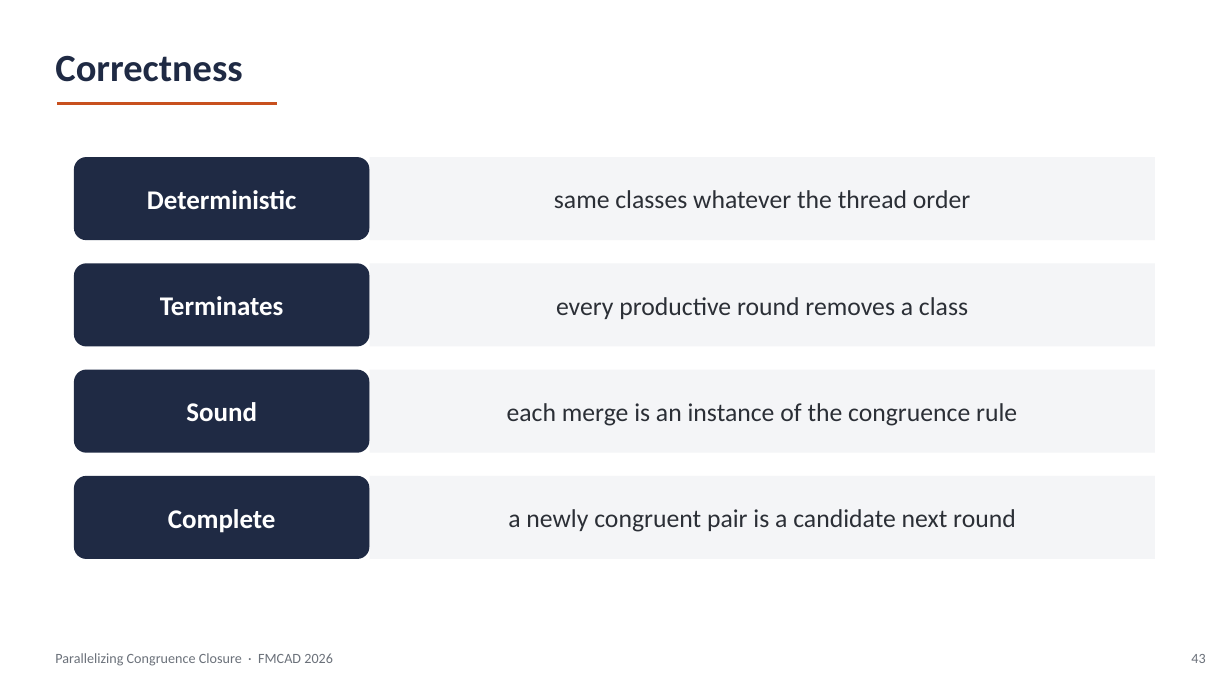
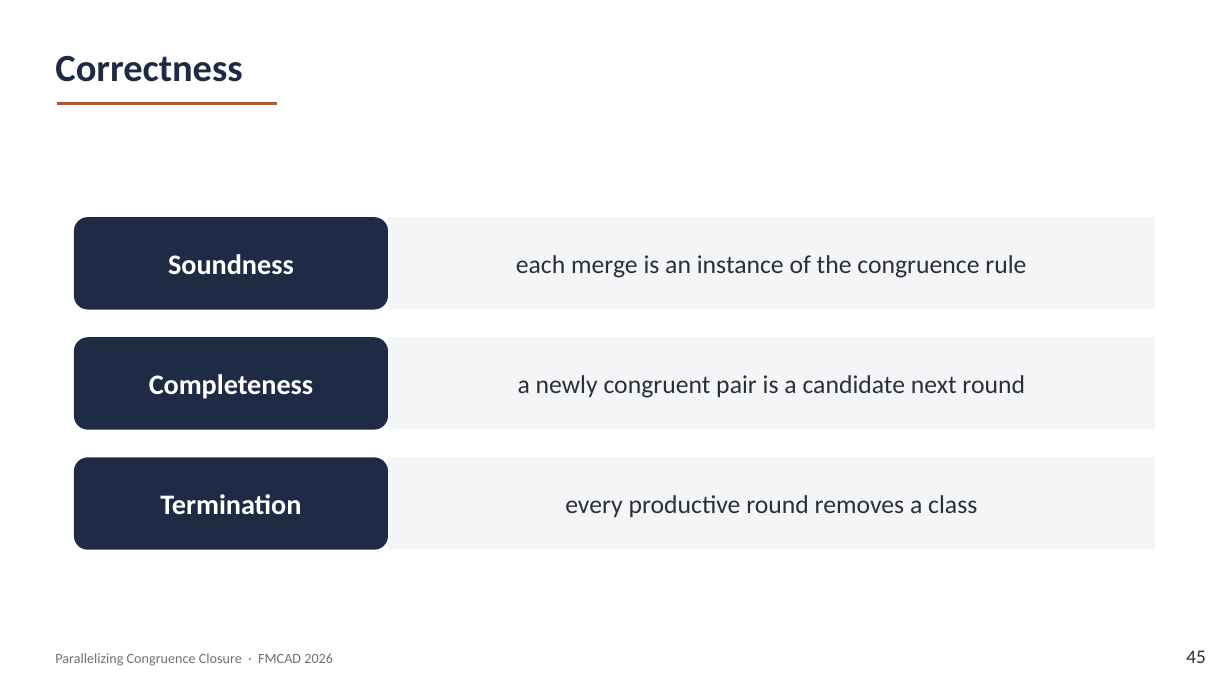
Before and after one commit to amarshah1/parallelcc-paper, a slide deck: slide 45 of slides/parallelcc-part1.pptx (slide 43 before the commit). Drawn at 1232x693 pixels with LibreOffice and Linux fonts; fonts in the diff are those of the drawing. Boxes give left, top, right and bottom in pixels: in the first picture for what was removed or moved away, otherwise in the second. Text is boxed around its words. In the diff, an @@ line names an element or a change of style, - is before the commit and + after.

```diff
--- a/slides/parallelcc-part1.pptx
+++ b/slides/parallelcc-part1.pptx
@@ rectangle removed at (x1=370, y1=157, x2=1155, y2=240) @@
-same classes whatever the thread order
@@ rounded rectangle "Soundness" resized from (x1=74, y1=157, x2=370, y2=240) to (x1=74, y1=217, x2=388, y2=310) @@
@@ rectangle "each merge is an instance ..." resized from (x1=370, y1=370, x2=1155, y2=453) to (x1=388, y1=217, x2=1155, y2=310) @@
@@ text in rounded rectangle at (x1=168, y1=254, x2=294, y2=275): text changed; size 21 to 22 pt @@
-Deterministic
+Soundness
@@ rounded rectangle "Completeness" resized from (x1=74, y1=263, x2=370, y2=347) to (x1=74, y1=337, x2=388, y2=430) @@
@@ rectangle "a newly congruent pair is ..." resized from (x1=370, y1=476, x2=1155, y2=559) to (x1=388, y1=337, x2=1155, y2=430) @@
@@ text in rounded rectangle at (x1=149, y1=374, x2=313, y2=399): text changed; size 21 to 22 pt @@
-Terminates
+Completeness
@@ rounded rectangle "Termination" resized from (x1=74, y1=370, x2=370, y2=453) to (x1=74, y1=457, x2=388, y2=550) @@
@@ rounded rectangle removed at (x1=74, y1=476, x2=370, y2=559) @@
-Complete
@@ rectangle "every productive round removes a ..." resized from (x1=370, y1=263, x2=1155, y2=347) to (x1=388, y1=457, x2=1155, y2=550) @@
@@ text in rounded rectangle at (x1=160, y1=494, x2=301, y2=514): text changed; size 21 to 22 pt @@
-Sound
+Termination
@@ text at (x1=1186, y1=650, x2=1205, y2=663): text changed; size 11 to 15 pt; text colour #6B717A to #2B2F36 @@
-43
+45
```
Also in this commit, not shown: 43 other slides changed, 4 slides added, 2 slides removed, 1 other file.
